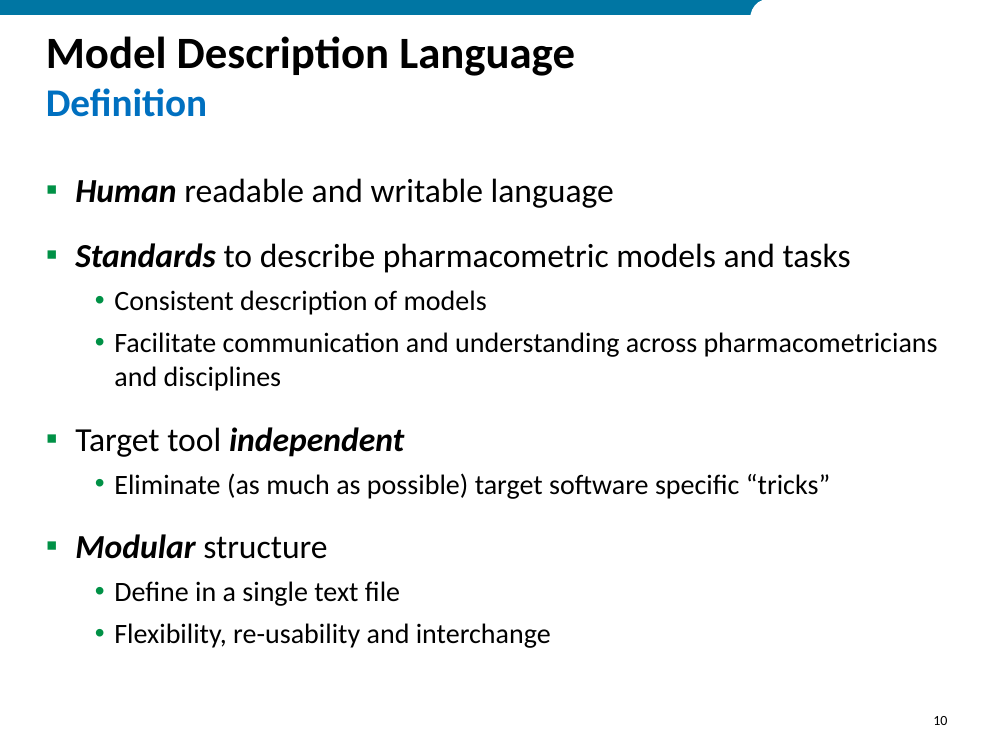
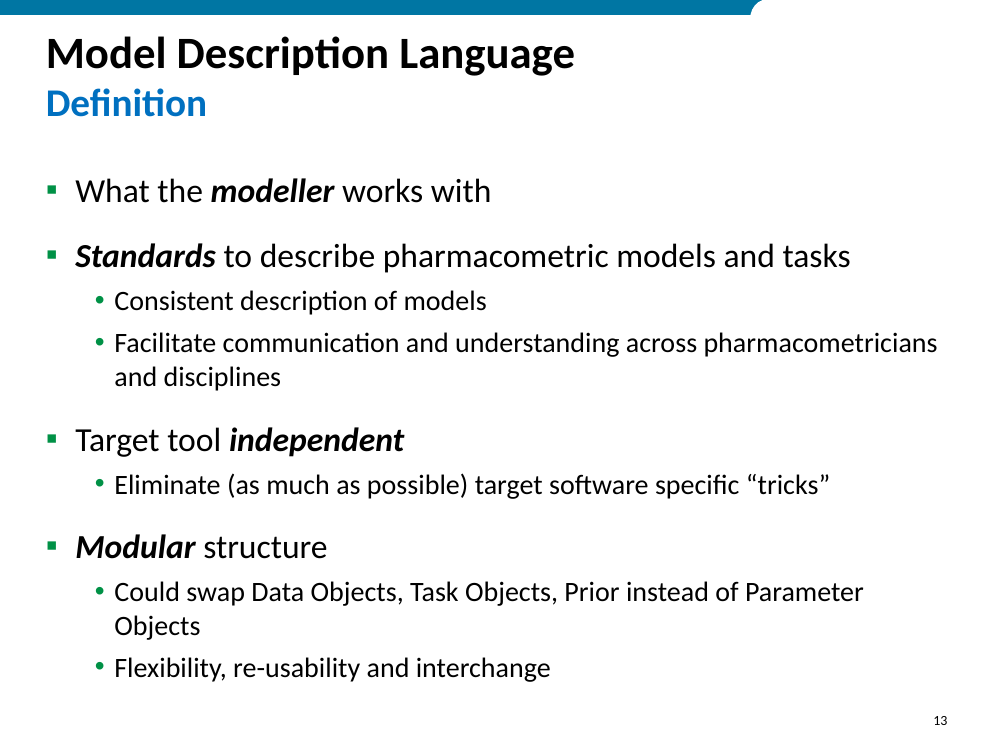
Before and after one commit to ModelDefinitionLanguage/MDLExamples, a slide deck: slide 13 of MDL_Tutorial_2018.pptx (slide 10 before the commit). Drawn at 1008x756 pixels with LibreOffice and Linux fonts; fonts in the diff are those of the drawing; background and template pictures are left out. Boxes give left, top, right and bottom in pixels: in the first picture for what was removed or moved away, otherwise in the second. Text is boxed around its words. In the diff, an @@ line names an element or a change of style, - is before the commit and + after.

```diff
--- a/MDL_Tutorial_2018.pptx
+++ b/MDL_Tutorial_2018.pptx
@@ text at [75,178,492,203]: text changed @@
-▪ Human readable and writable language
+▪ What the modeller works with
@@ text at [114,581,864,640]: text changed @@
-  • Define in a single text file
+  • Could swap Data Objects, Task Objects, Prior instead of Parameter Objects
@@ page number at [933,716,947,725]: text changed @@
-10
+13
```
Also in this commit, not shown: 6 other slides changed, 11 slides added, 21 slides removed, 21 other files.
